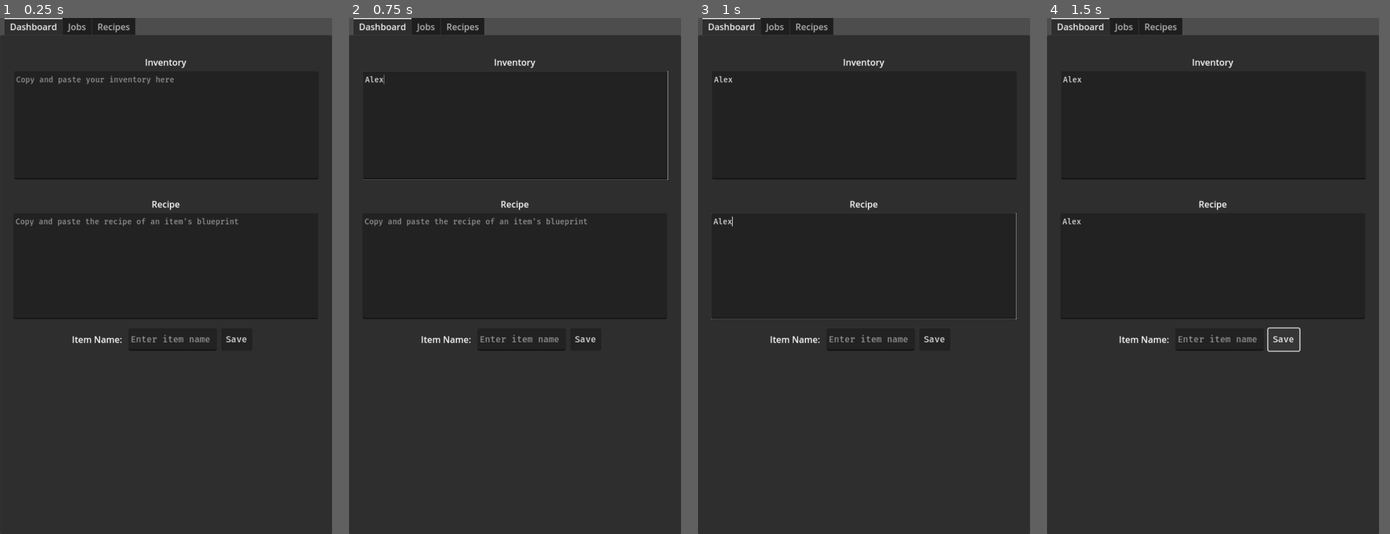
Above: before the commit, frames 1-4 (left to right).
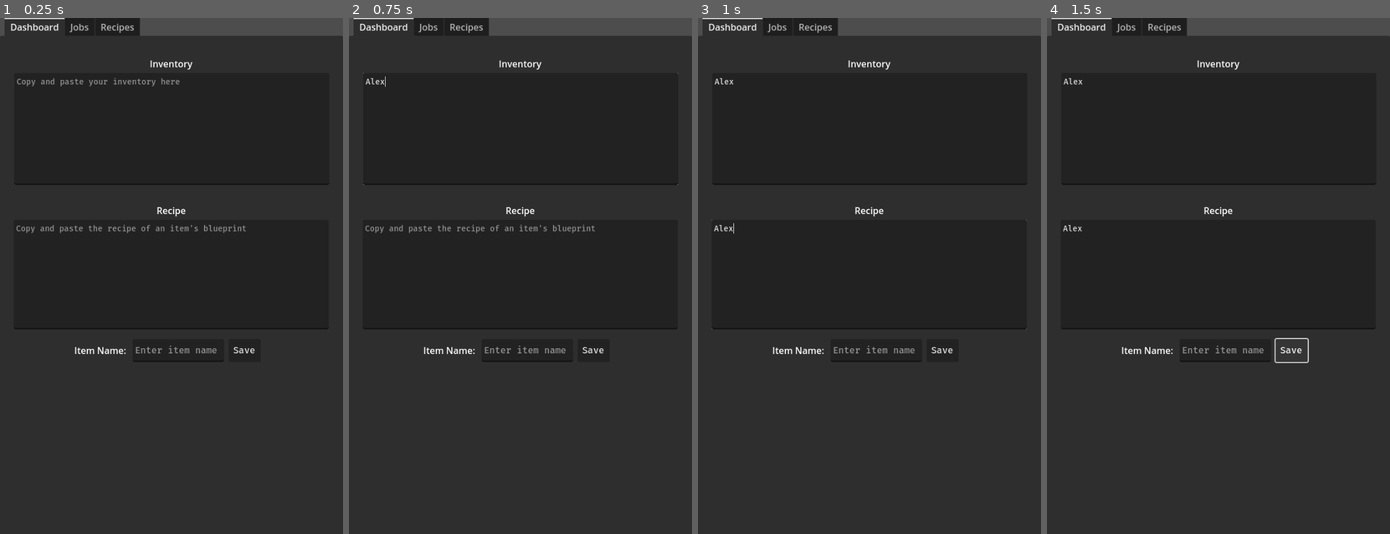
Above: after the commit, the same moments.

Repository: cyclo9/EVE-Industry-Manager
Game: Godot game, scene res://scenes/eve_industry_manager.tscn
Two runs of this game, one before a commit and one after it. Both use one fixed random seed, a clock stepped at 60 frames per second and the inputs below.
Inputs (mouse positions are in pixels of both pictures, inside the frame that each line leads up to):
- Up to frame 1 (0.25 s): no input
- Up to frame 2 (0.75 s): click (513, 126) at 0.52 s; type "Alex" at 0.6 s
- Up to frame 3 (1 s): click (862, 265) at 0.75 s; type "Alex" at 0.83 s
- Up to frame 4 (1.5 s): click "Save" at 1.25 s
In our replay, the window is 516x800 before the commit and 533x800 after it. These sizes can differ from the game's own. Grey fills any space a smaller window leaves; there, only what the larger window draws over its background counts as a difference.

The runs differ from the first frame. In frame 1, 2.4% of the frame differs, in the area x 3-100%, y 0-67%; in frame 2, 2.3%; in frame 3, 1.8%; in frame 4, 1.8%.
Error before the commit: Attempt to call function 'get_files' in base 'null instance' on a null instance. (res://scripts/Recipe/LoadRecipes.gd:24)
Error after the commit: Attempt to call function 'get_files' in base 'null instance' on a null instance. (res://scripts/Recipe/LoadRecipes.gd:13)

Commit message:
Recipes Control scrollable

Diff:
--- a/project.godot
+++ b/project.godot
@@ -17,8 +17,8 @@
 
 [display]
 
-window/size/viewport_width=900
-window/size/viewport_height=1396
+window/size/viewport_width=600
+window/size/viewport_height=900
 window/stretch/mode="viewport"
 
 [rendering]
--- a/scenes/eve_industry_manager.tscn
+++ b/scenes/eve_industry_manager.tscn
@@ -9,7 +9,6 @@
 [node name="TabContainer" type="TabContainer"]
 offset_right = 600.0
 offset_bottom = 931.0
-scale = Vector2(1.5, 1.5)
 script = ExtResource("1_dyk41")
 
 [node name="Dashboard" type="ScrollContainer" parent="."]
@@ -115,18 +114,22 @@
 [node name="Control" type="Control" parent="Jobs"]
 layout_mode = 2
 
-[node name="Recipes" type="ScrollContainer" parent="."]
+[node name="Recipes" type="Control" parent="."]
 visible = false
-clip_contents = false
-custom_minimum_size = Vector2(600, 900)
+custom_minimum_size = Vector2(600, 931)
 layout_mode = 2
 
-[node name="Control" type="Control" parent="Recipes"]
-custom_minimum_size = Vector2(600, 900)
+[node name="ScrollContainer" type="ScrollContainer" parent="Recipes"]
+layout_mode = 1
+anchors_preset = -1
+offset_right = 600.0
+offset_bottom = 931.0
+
+[node name="Control" type="Control" parent="Recipes/ScrollContainer"]
 layout_mode = 2
 size_flags_vertical = 3
 script = ExtResource("5_v3fgq")
 
 [connection signal="text_changed" from="Dashboard/Control/Inventory/TextEdit" to="Dashboard/Control/Inventory/TextEdit" method="_on_text_changed"]
-[connection signal="add_recipe" from="Dashboard/Control/Recipe/SaveRecipe" to="Recipes/Control" method="_on_save_recipe_add_recipe"]
+[connection signal="add_recipe" from="Dashboard/Control/Recipe/SaveRecipe" to="Recipes/ScrollContainer/Control" method="_on_add_recipe"]
 [connection signal="pressed" from="Dashboard/Control/Recipe/SaveRecipe" to="Dashboard/Control/Recipe/SaveRecipe" method="_on_pressed"]
--- a/scenes/recipe.tscn
+++ b/scenes/recipe.tscn
@@ -8,6 +8,7 @@
 anchors_preset = 0
 offset_right = 600.0
 offset_bottom = 30.0
+size_flags_vertical = 3
 
 [node name="Label" type="Label" parent="."]
 layout_mode = 0
--- a/scripts/Recipe/DeleteRecipe.gd
+++ b/scripts/Recipe/DeleteRecipe.gd
@@ -13,9 +13,10 @@
 
 	var dir = DirAccess.open('user://data/recipes')
 	var error = dir.remove('user://data/recipes/{}'.format({'': recipe_file}))
-	if error != OK:
+	if error == OK:
+		print('Recipe delete successful')
+	else:
 		print('Recipe failed to delete')
-	else:
-		print('Recipe delete successful')
+		print(recipe_file)
 	dir.remove(recipe_file)
 	delete_recipe.emit()
--- a/scripts/Recipe/LoadRecipes.gd
+++ b/scripts/Recipe/LoadRecipes.gd
@@ -1,17 +1,6 @@
 extends Control
 
 var recipe_scene = preload('res://scenes/recipe.tscn')
-
-func title(text: String) -> String:
-	var words = text.split(' ')
-	var string: String = ''
-	for i in range(words.size()):
-		if i == 0:
-			words[i] = words[i].capitalize()
-		else:
-			words[i] = String(' ') + words[i].capitalize()
-		string += String(words[i])
-	return string
 
 func load_recipes():
 	var children = get_children()
@@ -22,20 +11,23 @@
 	var dir = DirAccess.open('user://data/recipes')
 	# gets a list of all the recipes
 	var recipes_list = dir.get_files()
+	var num_recipes: int = recipes_list.size()
+	# expands the Control node to fit all the recipes
+	set_custom_minimum_size(Vector2(600, (num_recipes * 38)))
 	for i in recipes_list.size():
 		# get the recipe name
 		var recipe_name = recipes_list[i].split('.json')[0]
 		var recipe_instance = recipe_scene.instantiate()
 		recipe_instance.get_child(1).connect('delete_recipe', _on_delete_recipe)
-		recipe_instance.get_child(0).set_text(title(recipe_name))
-		recipe_instance.position = Vector2(10, (i * 35) + 10)
+		recipe_instance.get_child(0).set_text(recipe_name.capitalize())
+		recipe_instance.position = Vector2(10, (i * 35))
 		add_child(recipe_instance)
 
 # Called when the node enters the scene tree for the first time.
 func _ready():
 	load_recipes()
 
-func _on_save_recipe_add_recipe():
+func _on_add_recipe():
 	load_recipes()
 
 func _on_delete_recipe():
